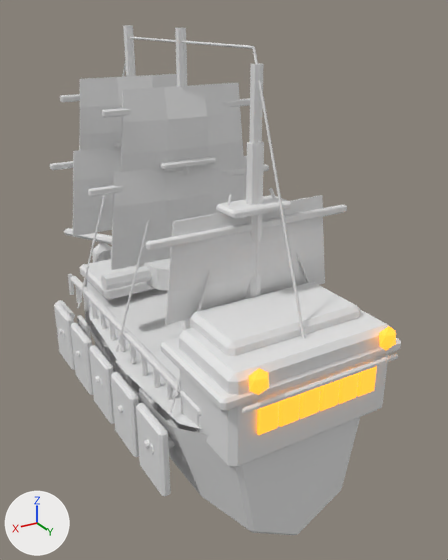
Renders of the FBX model Assets/Desktopirates/Resources/Models/EnemyShipsV04/enemy_ironclad_v04.fbx from each side of a commit.
Camera for both pictures: a 50 mm camera at (2.09, 4.05, 2.85) aimed at (-0.46, -0.2, 0.72). The lights are fixed; the arrows at lower left show +X, +Y and +Z. The older version comes first. Where no turn or scale is listed for an object, it has been applied to the vertices.

In view in the first picture: 'Enemy_Corsair_Deck', 'Enemy_Corsair_Hull', 'Ironclad_Armor_Plate_-1_1', 'Mast_3_Lower', 'Sail_1_1', 'Sail_1_2', 'Sail_2_1', 'Sail_2_2', 'Sail_3_1', 'Stern_Gallery_Window_1', 'Stern_Gallery_Window_2', 'Stern_Gallery_Window_3', 'Stern_Gallery_Window_4', 'Stern_Gallery_Window_5', 'Stern_Gallery_Window_6', 'Stern_GreatCabin', 'Stern_Lantern_-1', 'Stern_Lantern_1', 'Stern_Quarterdeck', 'Upper_Stern_Castle' and 51 more.
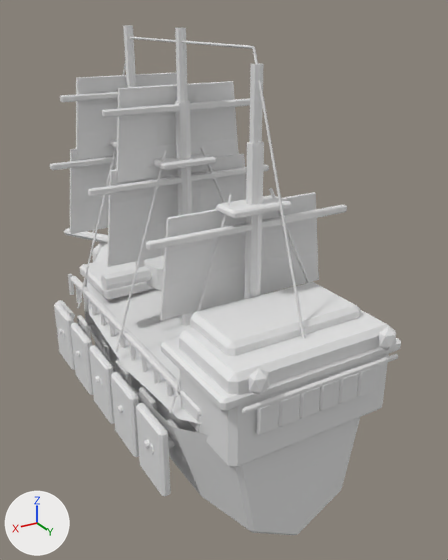
What differs and where, as boxes (x1, y1, x2, y2) in the pictures (448 x 560 px):
'Sail_3_1', reshaped: before (165, 195, 325, 325); after (160, 192, 319, 320)
'Sail_2_2', reshaped: before (121, 83, 244, 173); after (116, 81, 239, 182)
'Sail_2_1', reshaped: before (111, 156, 247, 270); after (107, 154, 246, 267)
'Enemy_Corsair_Deck', reshaped: before (87, 281, 201, 429); after (87, 244, 235, 424)
'Sail_1_2', reshaped: before (79, 74, 177, 152); after (76, 73, 177, 160)
'Stern_Gallery_Window_1', recoloured, surface changed: (257, 402, 279, 435) in both
'Stern_Gallery_Window_2', recoloured, surface changed: (278, 394, 300, 427) in both
'Stern_Gallery_Window_3', recoloured, surface changed: (299, 386, 321, 419) in both
'Stern_Gallery_Window_4', recoloured, surface changed: (319, 380, 340, 411) in both
'Stern_Gallery_Window_5', recoloured, surface changed: (338, 373, 359, 404) in both
'Stern_Gallery_Window_6', recoloured, surface changed: (357, 366, 377, 397) in both
'Stern_Lantern_-1', recoloured, surface changed: (249, 368, 269, 395) in both
'Stern_Lantern_1', recoloured, surface changed: (379, 326, 396, 350) in both
'Mast_2_Lower', unchanged, uncovered by the edit: before (182, 167, 190, 330); after (175, 101, 194, 326)
'Yard_2_1', unchanged, uncovered by the edit: (88, 164, 269, 197) in both
'Yard_2_2', unchanged, uncovered by the edit: (102, 98, 250, 118) in both

What the commit changed:
In material 'GlassGlow_v03' (mat_glassglow_v03), emission_color is no longer (1.0, 0.35, 0.025), orange #ffa02c.
In material 'GlassGlow_v03' (mat_glassglow_v03), emission_strength is no longer 1.4.
Material 'GlassGlow_v03' (mat_glassglow_v03) changes colour from orange #ffa02c to white #e7e7e7; in linear values from (1.0, 0.35, 0.025) to (0.8, 0.8, 0.8).
me_sail_3_1_mesh is used by ob_sail_3_1; location (0.0, 0.0, 0.0).
me_sail_3_1_mesh had 32 vertices, 30 faces and spanned x -0.63..0.63, y 0.906..0.977, z 1.076..1.732.
me_sail_3_1_mesh now has 32 vertices, 30 faces and spans x -0.631..0.631, y 0.773..0.855, z 1.074..1.734.
me_sail_3_1_mesh part 5: 32 of 32 vertices moved; they spanned x -0.63..0.63, y 0.906..0.977, z 1.076..1.732 and now span x -0.631..0.631, y 0.773..0.855, z 1.074..1.734; mean shift (0.0, -0.098, 0.0).
me_sail_2_2_mesh is used by ob_sail_2_2; location (0.0, 0.0, 0.0).
me_sail_2_2_mesh had 32 vertices, 30 faces and spanned x -0.512..0.512, y 0.007..0.078, z 1.747..2.384.
me_sail_2_2_mesh now has 32 vertices, 30 faces and spans x -0.514..0.514, y -0.126..-0.044, z 1.744..2.386.
me_sail_2_2_mesh part 1: 32 of 32 vertices moved; they spanned x -0.512..0.512, y 0.007..0.078, z 1.747..2.384 and now span x -0.514..0.514, y -0.126..-0.044, z 1.744..2.386; mean shift (0.0, -0.098, 0.0).
me_enemy_corsair_hull_deckmesh is used by ob_enemy_corsair_deck; location (0.0, 0.0, 0.0).
me_enemy_corsair_hull_deckmesh had 15 vertices, 8 faces and spanned x -0.69..0.69, y -1.21..1.55, z 0.43..0.62.
me_enemy_corsair_hull_deckmesh now has 18 vertices, 10 faces and spans x -0.69..0.69, y -1.64..1.55, z 0.46..0.73.
me_enemy_corsair_hull_deckmesh part 4: the whole mesh is rebuilt.
me_sail_2_1_mesh is used by ob_sail_2_1; location (0.0, 0.0, 0.0).
me_sail_2_1_mesh had 32 vertices, 30 faces and spanned x -0.63..0.63, y 0.007..0.078, z 1.125..1.835.
me_sail_2_1_mesh now has 32 vertices, 30 faces and spans x -0.631..0.631, y -0.126..-0.044, z 1.123..1.838.
me_sail_2_1_mesh part 2: 32 of 32 vertices moved; they spanned x -0.63..0.63, y 0.007..0.078, z 1.125..1.835 and now span x -0.631..0.631, y -0.126..-0.044, z 1.123..1.838; mean shift (0.0, -0.098, 0.0).
me_sail_1_2_mesh is used by ob_sail_1_2; location (0.0, 0.0, 0.0).
me_sail_1_2_mesh had 32 vertices, 30 faces and spanned x -0.512..0.512, y -0.861..-0.79, z 1.747..2.384.
me_sail_1_2_mesh now has 32 vertices, 30 faces and spans x -0.514..0.514, y -0.994..-0.913, z 1.744..2.386.
me_sail_1_2_mesh part 3: 32 of 32 vertices moved; they spanned x -0.512..0.512, y -0.861..-0.79, z 1.747..2.384 and now span x -0.514..0.514, y -0.994..-0.913, z 1.744..2.386; mean shift (0.0, -0.098, 0.0).
